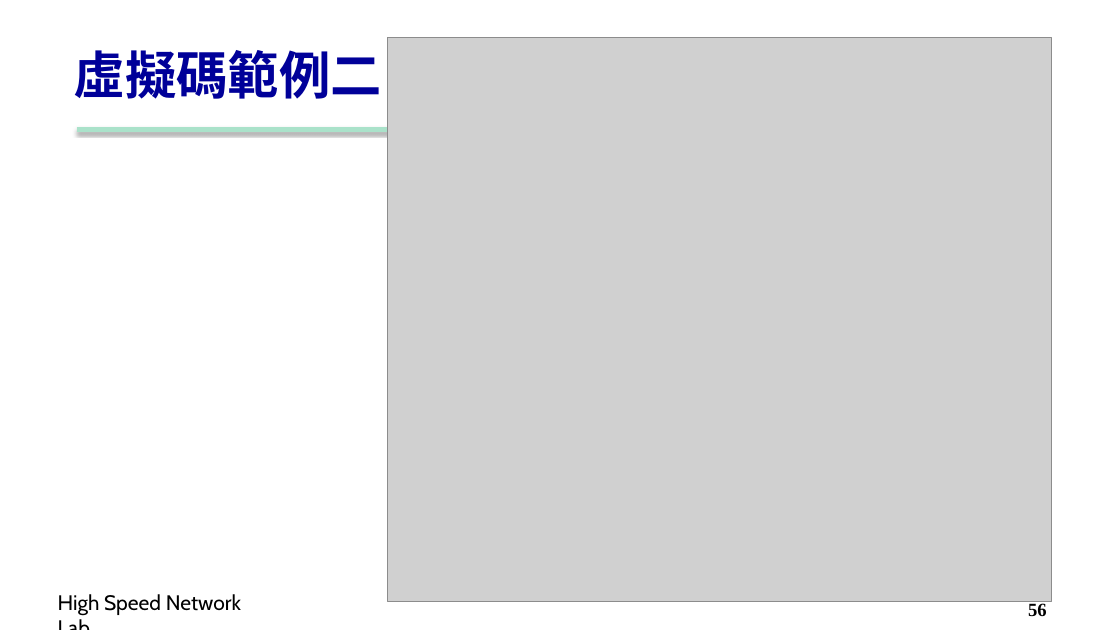
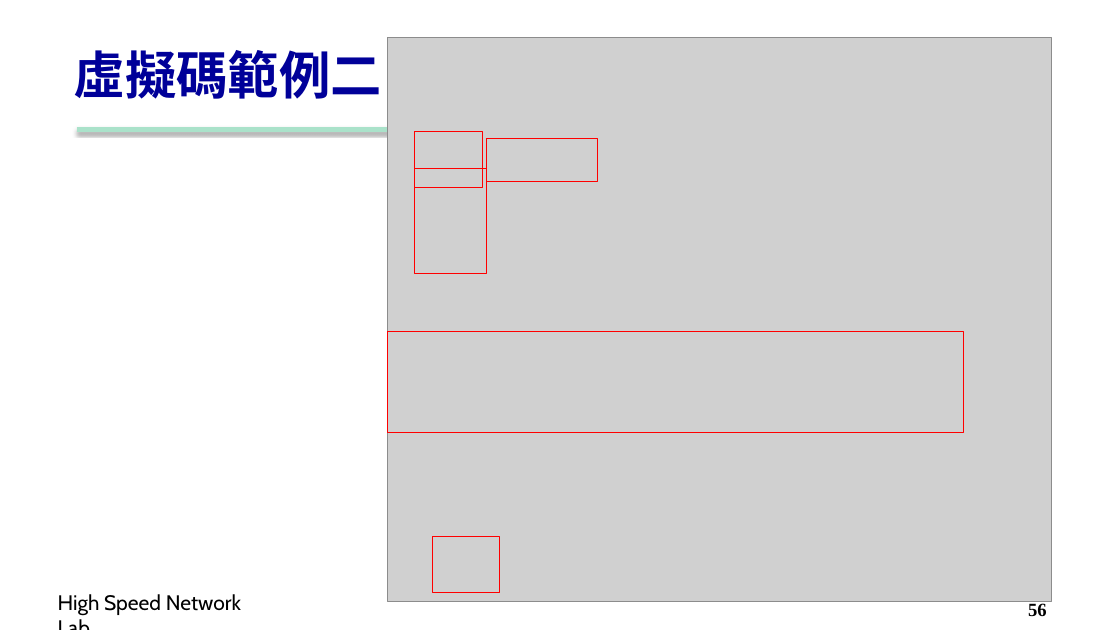
Before and after one commit to carina419/NTUST, a slide deck: slide 56 of MI5014701 科技研究與論文寫作 Technology Research and Thesis Writing/5. Notation-Algorithm.pptx. Drawn at 1120x630 pixels with LibreOffice and Linux fonts; fonts in the diff are those of the drawing; grey boxes stand for pictures; background and template pictures are left out. Boxes give left, top, right and bottom in pixels: in the first picture for what was removed or moved away, otherwise in the second. Text is boxed around its words. In the diff, an @@ line names an element or a change of style, - is before the commit and + after.

```diff
--- a/MI5014701 科技研究與論文寫作 Technology Research and Thesis Writing/5. Notation-Algorithm.pptx
+++ b/MI5014701 科技研究與論文寫作 Technology Research and Thesis Writing/5. Notation-Algorithm.pptx
@@ rectangle added at [415,132,483,188], outline #FF0000 0.75 pt @@
@@ rectangle added at [486,138,597,181], outline #FF0000 0.75 pt @@
@@ rectangle added at [415,168,487,273], outline #FF0000 0.75 pt @@
@@ rectangle added at [388,332,965,433], outline #FF0000 0.75 pt @@
@@ rectangle added at [432,536,500,592], outline #FF0000 0.75 pt @@
```
Also in this commit, not shown: 13 other slides changed, 2 other files.
